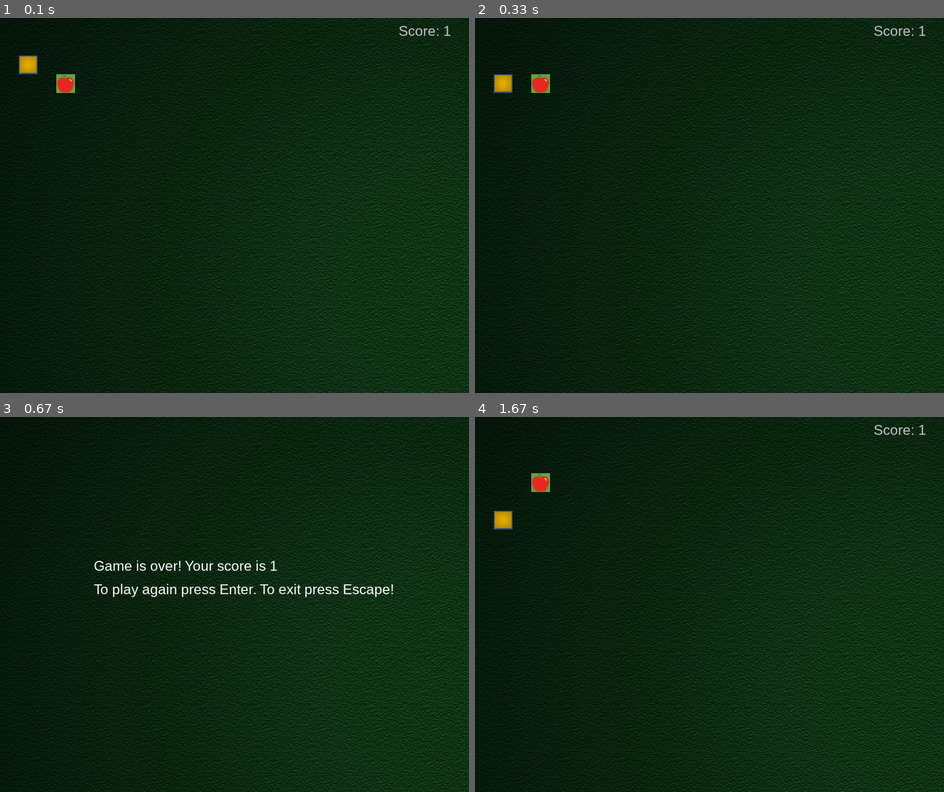
Above: before the commit, frames 1-4 (two rows, left to right).
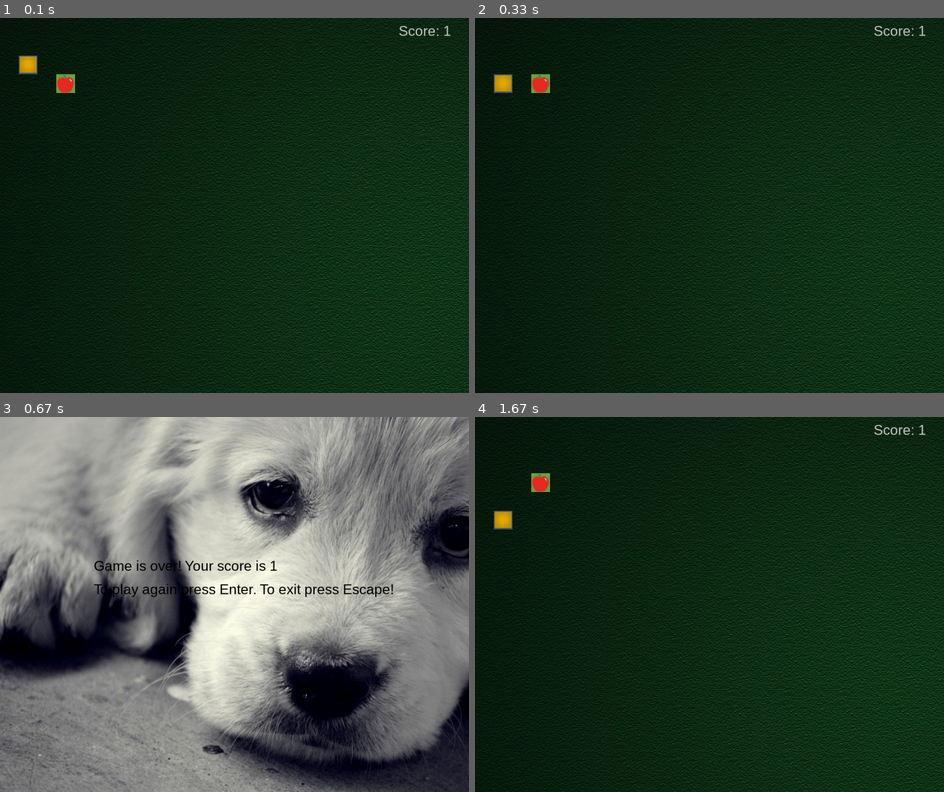
Above: after the commit, the same moments.

Repository: marcutudor79/snake-with-computer-vision
Game: pygame game, started from snake.py
The game is run twice, just before and just after one commit, with the same random seed, the same clock (stepped at 60 frames per second) and the same inputs.
Inputs:
- Up to frame 1 (0.1 s): no input
- Up to frame 2 (0.33 s): no input
- Up to frame 3 (0.67 s): hold Left from 0.33 s (still down)
- Up to frame 4 (1.67 s): release Left at 0.87 s; tap Enter at 0.9 s

Frames 1-2 are identical in both runs. In frame 3, 97% of the frame differs, in the area x 0-100%, y 0-100%; in frame 4, nothing differs.

Commit message:
Background updates - puppy themed

Diff:
--- a/snake.py
+++ b/snake.py
@@ -132,6 +132,14 @@
         bg = pygame.image.load("resources/background.jpg")
         self.surface.blit(bg, (0,0))
 
+    def render_bgwin(self):
+        bg = pygame.image.load("resources/happypuppy.jpg")
+        self.surface.blit(bg, (0,0))
+
+    def render_bglose(self):
+        bg = pygame.image.load("resources/sadpuppy.jpg")
+        self.surface.blit(bg, (0,0))
+
     def play(self):
         self.render_background()
         self.snake.walk()
@@ -165,19 +173,19 @@
         self.surface.blit(score,(850,10))
 
     def show_game_over(self):
-        self.render_background()
+        self.render_bglose()
         font = pygame.font.SysFont('arial', 30)
-        line1 = font.render(f"Game is over! Your score is {self.snake.length}", True, (255, 255, 255))
+        line1 = font.render(f"Game is over! Your score is {self.snake.length}", True, (0, 0, 0))
         self.surface.blit(line1, (200, 300))
-        line2 = font.render("To play again press Enter. To exit press Escape!", True, (255, 255, 255))
+        line2 = font.render("To play again press Enter. To exit press Escape!", True, (0, 0, 0))
         self.surface.blit(line2, (200, 350))
         # pygame.mixer.music.pause()
         pygame.display.flip()
 
     def show_game_win(self):
-        self.render_background()
+        self.render_bgwin()
         font = pygame.font.SysFont('arial', 30)
-        line1 = font.render(f"Congratulations! You won: the snake reached its maximum length: {self.snake.length}", True, (255, 255, 255))
+        line1 = font.render(f"Congratulations! You won, the snake reached its maximum length: {self.snake.length}", True, (255, 255, 255))
         self.surface.blit(line1, (200, 300))
         line2 = font.render("To play again press Enter. To exit press Escape!", True, (255, 255, 255))
         self.surface.blit(line2, (200, 350))
@@ -216,7 +224,7 @@
                     running = False
 
             #snake reaches maximul lenght
-            if self.snake.length == 10:
+            if self.snake.length == 3:
                 self.show_game_win()
                 pause = True
                 self.reset()
Binary file added: resources/happypuppy.jpg
Binary file added: resources/sadpuppy.jpg
